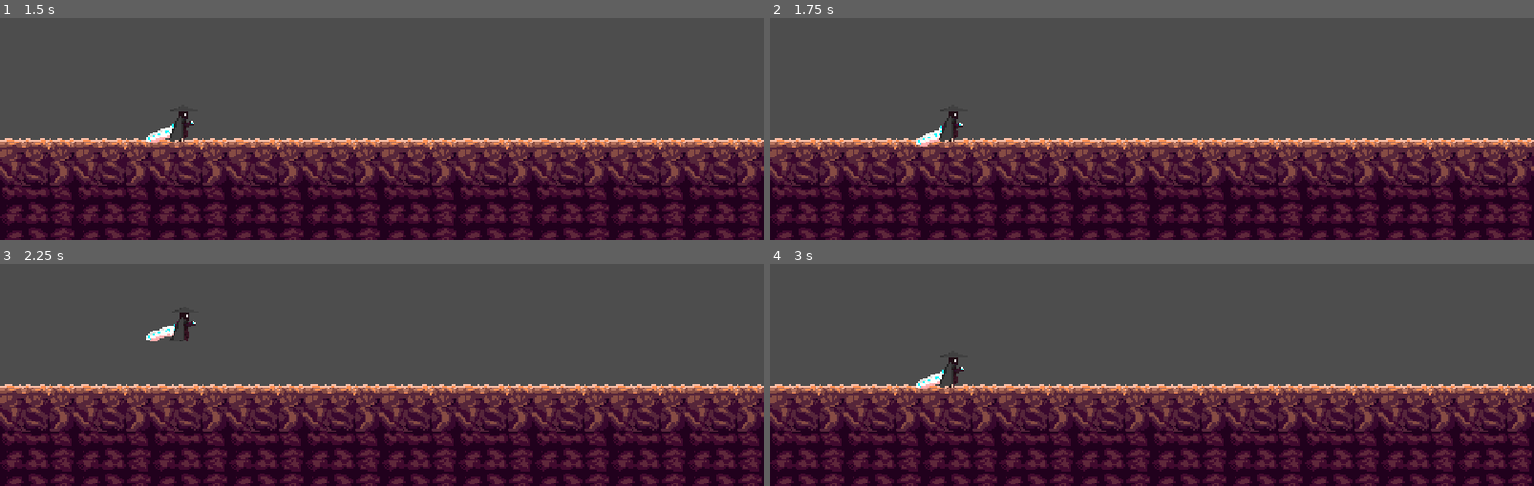
Above: before the commit, frames 1-4 (two rows, left to right).
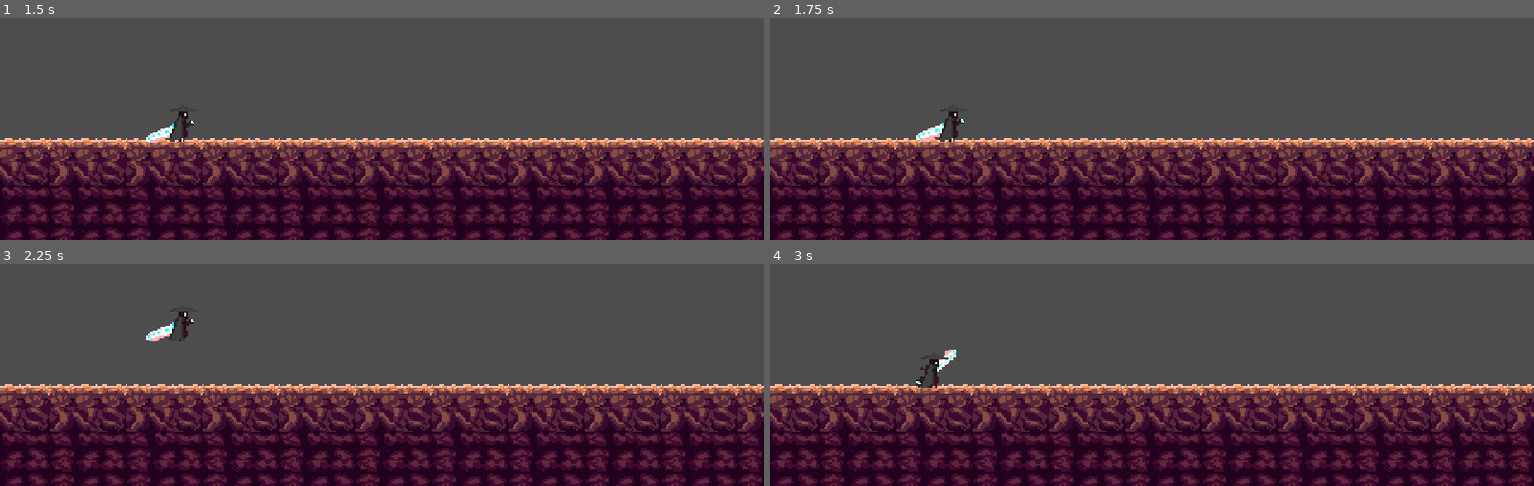
Above: after the commit, the same moments.

Repository: Shaurya0907/2d-souls
Game: Godot game, scene res://scenes/main.tscn
Two runs of this game, one before a commit and one after it. Both use one fixed random seed, a clock stepped at 60 frames per second and the inputs below.
Inputs (mouse positions are in pixels of both pictures, inside the frame that each line leads up to):
- Up to frame 1 (1.5 s): tap Enter at 0.5 s; move the mouse to (outside the picture) at 0.52 s; hold Right from 0.53 s (still down); click (outside the picture) at 0.6 s; tap Space (jump) at 0.77, 0.8, 1.07, 1.25, 1.35 s; move the mouse to (229, 46) at 1.27 s
- Up to frame 2 (1.75 s): keep holding Right; tap Space (jump) at 1.52 s; click (999, 46) at 1.55 s
- Up to frame 3 (2.25 s): tap Space (jump) at 1.82 s; move the mouse to (outside the picture) at 2.02 s; release Right at 2.03 s; hold Left from 2.03 s (still down); click (outside the picture) at 2.1 s
- Up to frame 4 (3 s): tap Space (jump) at 2.3 s; move the mouse to (1113, 357) at 2.77 s; release Left at 2.78 s; hold Right from 2.78 s (still down); tap Alt at 2.85 s

Frame 1 is identical in both runs. In frame 2, 0.2% of the frame differs, in the area x 19-26%, y 45-58%; in frame 3, 0.2%; in frame 4, 0.5%, in the area x 19-26%, y 38-57%.

Commit message:
Added Attacking Animation
i fixed the animations (yes again) and added attacking animation too

Diff:
--- a/scenes/player.tscn
+++ b/scenes/player.tscn
@@ -1,20 +1,69 @@
 [gd_scene format=3 uid="uid://babnaayj5u5r2"]
 
 [ext_resource type="Script" uid="uid://dba4pu1yesca7" path="res://scripts/player.gd" id="1_g2els"]
+[ext_resource type="Texture2D" uid="uid://d37xnhd8gfut0" path="res://assets/player/anims/attacking/1.png" id="2_4ni07"]
 [ext_resource type="AnimationLibrary" uid="uid://crdtbdgky7im7" path="res://scenes/player_animations.tres" id="3_dqkch"]
 [ext_resource type="Texture2D" uid="uid://dsfttvfay0oap" path="res://assets/player/anims/jumping/1.png" id="3_jej6c"]
+[ext_resource type="Texture2D" uid="uid://dti1s2l0x84f5" path="res://assets/player/anims/attacking/2.png" id="3_l71n6"]
 [ext_resource type="Texture2D" uid="uid://cwnhskujho1ti" path="res://assets/player/anims/jumping/2.png" id="4_f1ej7"]
+[ext_resource type="Texture2D" uid="uid://btyfd8pflam5x" path="res://assets/player/anims/attacking/3.png" id="4_ke2ow"]
 [ext_resource type="Texture2D" uid="uid://tae1uk36eg2g" path="res://assets/player/anims/jumping/3.png" id="5_oprun"]
+[ext_resource type="Texture2D" uid="uid://ipcliahiykb8" path="res://assets/player/anims/attacking/4.png" id="5_ujl30"]
+[ext_resource type="Texture2D" uid="uid://cuh610yhvar5l" path="res://assets/player/anims/attacking/5.png" id="6_31cv2"]
 [ext_resource type="Texture2D" uid="uid://dj1p8hjaxt7ek" path="res://assets/player/anims/jumping/4.png" id="6_a8ls1"]
+[ext_resource type="Texture2D" uid="uid://cunb646cga6yv" path="res://assets/player/anims/attacking/6.png" id="7_pf23h"]
 [ext_resource type="Texture2D" uid="uid://d1vlkqkgels0n" path="res://assets/player/anims/jumping/5.png" id="7_qfm1y"]
+[ext_resource type="Texture2D" uid="uid://enya1vys0n3s" path="res://assets/player/anims/attacking/7.png" id="8_dt7fs"]
 [ext_resource type="Texture2D" uid="uid://df8al1aw04r81" path="res://assets/player/anims/jumping/6.png" id="8_fulsm"]
 [ext_resource type="Texture2D" uid="uid://didui4rje2d07" path="res://assets/player/anims/walking/1.png" id="9_4r5pv"]
+[ext_resource type="Texture2D" uid="uid://b4ngb3tfaebcb" path="res://assets/player/anims/attacking/8.png" id="9_wqfne"]
 [ext_resource type="Texture2D" uid="uid://c06ylv223xhby" path="res://assets/player/anims/walking/2.png" id="10_60mlk"]
+[ext_resource type="Texture2D" uid="uid://dd5vf777ehckv" path="res://assets/player/anims/attacking/9.png" id="10_wnwbv"]
+[ext_resource type="Texture2D" uid="uid://byprbj4m3tu1x" path="res://assets/player/anims/attacking/10.png" id="11_gl8cc"]
 [ext_resource type="Texture2D" uid="uid://xgaj30k4pc83" path="res://assets/player/anims/walking/3.png" id="11_i4ail"]
+[ext_resource type="Texture2D" uid="uid://c5nslnhli53dc" path="res://assets/player/anims/attacking/11.png" id="12_487ah"]
 [ext_resource type="Texture2D" uid="uid://8o342tiihrpw" path="res://assets/player/anims/walking/4.png" id="12_a38lo"]
 
 [sub_resource type="SpriteFrames" id="SpriteFrames_v15d6"]
 animations = [{
+"frames": [{
+"duration": 1.0,
+"texture": ExtResource("2_4ni07")
+}, {
+"duration": 1.0,
+"texture": ExtResource("3_l71n6")
+}, {
+"duration": 1.0,
+"texture": ExtResource("4_ke2ow")
+}, {
+"duration": 1.0,
+"texture": ExtResource("5_ujl30")
+}, {
+"duration": 1.0,
+"texture": ExtResource("6_31cv2")
+}, {
+"duration": 1.0,
+"texture": ExtResource("7_pf23h")
+}, {
+"duration": 1.0,
+"texture": ExtResource("8_dt7fs")
+}, {
+"duration": 1.0,
+"texture": ExtResource("9_wqfne")
+}, {
+"duration": 1.0,
+"texture": ExtResource("10_wnwbv")
+}, {
+"duration": 1.0,
+"texture": ExtResource("11_gl8cc")
+}, {
+"duration": 1.0,
+"texture": ExtResource("12_487ah")
+}],
+"loop": 1,
+"name": &"attacking",
+"speed": 7.0
+}, {
 "frames": [{
 "duration": 1.0,
 "texture": ExtResource("3_jej6c")
@@ -71,12 +120,12 @@
 [node name="player_animated" type="AnimatedSprite2D" parent="." unique_id=144585715]
 texture_filter = 1
 texture_repeat = 1
-position = Vector2(-21, -13)
+position = Vector2(-21, -19)
 sprite_frames = SubResource("SpriteFrames_v15d6")
-animation = &"jumping"
+animation = &"attacking"
 centered = false
 metadata/_dot_aseprite_importer_player = NodePath("../AnimationPlayer")
-metadata/_dot_aseprite_importer_sync_key = "3aa33672e199f77ff3ff552cfa7ae346"
+metadata/_dot_aseprite_importer_sync_key = "48353ac663cc1b1454c1106280fe129d"
 
 [node name="AnimationPlayer" type="AnimationPlayer" parent="." unique_id=1953212157]
 libraries/ = ExtResource("3_dqkch")
--- a/scenes/player_animations.tres
+++ b/scenes/player_animations.tres
@@ -1,4 +1,59 @@
 [gd_resource type="AnimationLibrary" format=3 uid="uid://crdtbdgky7im7"]
+
+[sub_resource type="Animation" id="Animation_1uc1c"]
+length = 0.001
+tracks/0/type = "value"
+tracks/0/imported = false
+tracks/0/enabled = true
+tracks/0/path = NodePath("CollisionPolygon2D:position")
+tracks/0/interp = 1
+tracks/0/loop_wrap = true
+tracks/0/keys = {
+"times": PackedFloat32Array(0),
+"transitions": PackedFloat32Array(1),
+"update": 0,
+"values": [Vector2(0, 0)]
+}
+
+[sub_resource type="Animation" id="Animation_i6ugd"]
+length = 1.571428571428571
+loop_mode = 1
+tracks/0/type = "value"
+tracks/0/imported = false
+tracks/0/enabled = true
+tracks/0/path = NodePath("CollisionPolygon2D:position")
+tracks/0/interp = 1
+tracks/0/loop_wrap = true
+tracks/0/keys = {
+"times": PackedFloat32Array(0),
+"transitions": PackedFloat32Array(1),
+"update": 0,
+"values": [Vector2(0, 0)]
+}
+tracks/1/type = "value"
+tracks/1/imported = false
+tracks/1/enabled = true
+tracks/1/path = NodePath("player_animated:animation")
+tracks/1/interp = 0
+tracks/1/loop_wrap = false
+tracks/1/keys = {
+"times": PackedFloat32Array(0),
+"transitions": PackedFloat32Array(1),
+"update": 1,
+"values": [&"attacking"]
+}
+tracks/2/type = "value"
+tracks/2/imported = false
+tracks/2/enabled = true
+tracks/2/path = NodePath("player_animated:frame")
+tracks/2/interp = 0
+tracks/2/loop_wrap = false
+tracks/2/keys = {
+"times": PackedFloat32Array(0, 0.14285715, 0.2857143, 0.42857143, 0.5714286, 0.71428573, 0.85714287, 1, 1.1428572, 1.2857143, 1.4285715),
+"transitions": PackedFloat32Array(1, 1, 1, 1, 1, 1, 1, 1, 1, 1, 1),
+"update": 1,
+"values": [0, 1, 2, 3, 4, 5, 6, 7, 8, 9, 10]
+}
 
 [sub_resource type="Animation" id="Animation_43423"]
 length = 0.6000000089406967
@@ -66,6 +121,8 @@
 
 [resource]
 _data = {
+&"RESET": SubResource("Animation_1uc1c"),
+&"attacking": SubResource("Animation_i6ugd"),
 &"default": SubResource("Animation_43423"),
 &"idle": SubResource("Animation_yax1o"),
 &"jumping": SubResource("Animation_4vj3f"),
--- a/scripts/player.gd
+++ b/scripts/player.gd
@@ -26,6 +26,8 @@
 	if Input.is_action_just_pressed("jump") and is_on_floor():
 		anim_player.play("jumping")
 		timer.start()
+	if Input.is_action_just_pressed("attack"):
+		anim_player.play("attacking")
 
 
 	#Gravity here
Binary file added: assets/player/anims/attacking/1.png
Not shown, added: assets/player/anims/attacking/1.png.import
Binary file added: assets/player/anims/attacking/10.png
Not shown, added: assets/player/anims/attacking/10.png.import
Binary file added: assets/player/anims/attacking/11.png
Not shown, added: assets/player/anims/attacking/11.png.import
Binary file added: assets/player/anims/attacking/2.png
Not shown, added: assets/player/anims/attacking/2.png.import
Binary file added: assets/player/anims/attacking/3.png
Not shown, added: assets/player/anims/attacking/3.png.import
Binary file added: assets/player/anims/attacking/4.png
Not shown, added: assets/player/anims/attacking/4.png.import
(and 64 more such lines)
